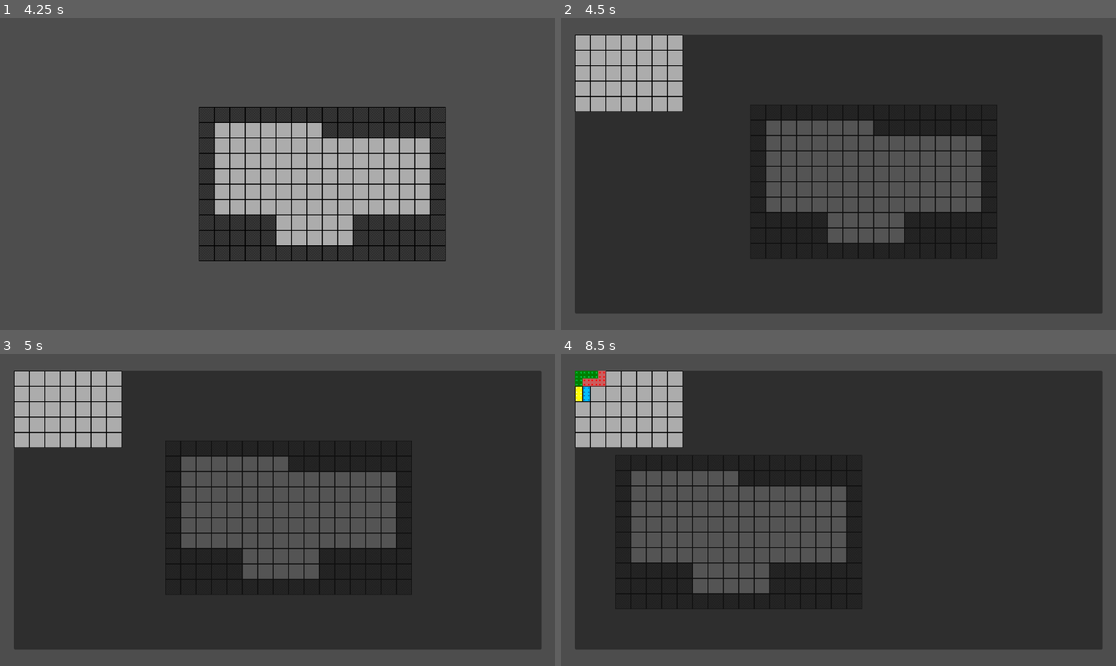
Above: before the commit, frames 1-4 (two rows, left to right).
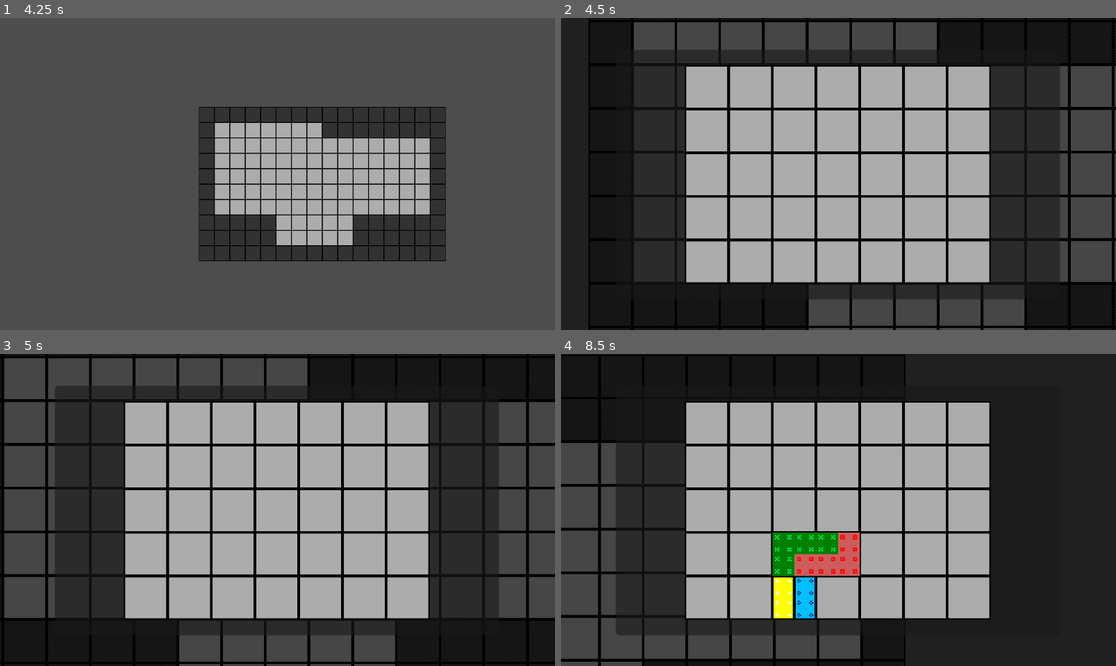
Above: after the commit, the same moments.

Repository: Valalcar/colour-connect
Game: Godot game, scene res://game.tscn
The game is run twice, just before and just after one commit, with the same random seed, the same clock (stepped at 60 frames per second) and the same inputs.
Inputs (mouse positions are in pixels of both pictures, inside the frame that each line leads up to):
- Up to frame 1 (4.25 s): tap Enter at 0.5 s; move the mouse to (249, 236) at 0.52 s; hold Up (ui_up) 0.53-2.03 s; click (249, 236) at 0.6 s; move the mouse to (444, 220) at 1.27 s; tap 0 (num0) at 1.35 s; move the mouse to (111, 127) at 2.02 s; hold Left (ui_left) 2.03-3.53 s; tap 1 (num1) at 2.1 s; move the mouse to (305, 174) at 2.77 s; tap 9 (num9) at 2.85 s; move the mouse to (194, 96) at 3.52 s; hold Down (ui_down) from 3.53 s (still down); right-click (194, 96) at 3.6 s; tap Escape (esc) at 4.15 s
- Up to frame 2 (4.5 s): move the mouse to (960, 158) at 4.27 s; release Down (ui_down) at 4.28 s; hold Right (ui_right) from 4.28 s (still down); click (960, 158) at 4.35 s
- Up to frame 3 (5 s): keep holding Right (ui_right)
- Up to frame 4 (8.5 s): move the mouse to (727, 525) at 5.02 s; release Right (ui_right) at 5.03 s; hold Up (ui_up) 5.03-5.78 s; tap 0 (num0) at 5.1 s; move the mouse to (894, 441) at 5.77 s; hold Right (ui_right) 5.78-8.03 s; tap 1 (num1) at 5.85 s; move the mouse to (810, 572) at 6.52 s; tap 9 (num9) at 6.6 s; move the mouse to (1005, 556) at 7.27 s; right-click (1005, 556) at 7.35 s; move the mouse to (672, 463) at 8.02 s; hold Down (ui_down) from 8.03 s (still down); click (672, 463) at 8.1 s

Frame 1 is identical in both runs. In frame 2, 62% of the frame differs, in the area x 0-100%, y 0-100%; in frame 3, 59%; in frame 4, 61%.
Error before the commit: Trying to assign value of type 'Nil' to a variable of type 'Vector2i'. (res://SquaresBoard/planet-board.gd:57)
Error after the commit: Trying to assign value of type 'Nil' to a variable of type 'Vector2i'. (res://SquaresBoard/planet-board.gd:60)

Commit message:
Added a (bad) camera zoom adjustment when a section is opened

Diff:
--- a/SaveGame/saver-loader.gd
+++ b/SaveGame/saver-loader.gd
@@ -4,7 +4,6 @@
 const SAVE_PATH = "user://save_file.tres"
 
 @onready var planet_board: PlanetBoard = %PlanetBoard
-
 
 func _input(event: InputEvent) -> void:
 	if event.is_action_released("num9"):
--- a/SquaresBoard/planet-board.gd
+++ b/SquaresBoard/planet-board.gd
@@ -4,6 +4,9 @@
 @onready var background_layer: TileMapLayer = $Layers/BackgroundLayer
 @onready var drawn_squares_layer: TileMapLayer = $Layers/DrawnSquaresLayer
 @onready var section_panel: Panel = $Camera2D/SectionPanel
+@onready var panel: Panel = $Camera2D/Panel
+
+@onready var camera_2d: Camera2D = $Camera2D
 
 const SECTION_BOARD = preload("res://SquaresBoard/SectionBoard/section-board.tscn")
 const SECTIONS_PATH = "res://SquaresBoard/sections/"
@@ -62,7 +65,6 @@
 			offset.y = cell.y
 	return offset
 
-
 func load_game(saved_game: SavedGame):
 	drawn_squares_layer.clear()
 	sections = saved_game.sections
@@ -89,9 +91,13 @@
 	section.section_data = section_data
 	section.saved_section.connect(save_section)
 	opened_section = section
-	#section_panel.position = camera_2d.position
+
+	var section_size = Vector2(section_data.width, section_data.height)
+	camera_2d.adapt_to_view(section_size)
 	section_panel.add_child(section)
+	section.position = section_panel.size/2 - (32*section_size)/2
 	section_panel.visible = true
+	panel.visible = true
 
 func save_section(section_pattern: TileMapPattern, section_start: Vector2i):
 	drawn_squares_layer.set_pattern(2*opened_section_data.cell_start + section_start, section_pattern)
@@ -99,3 +105,5 @@
 func close_section():
 	opened_section.queue_free()
 	section_panel.visible = false
+	panel.visible = false
+	camera_2d.adapt_to_view(Vector2.ZERO)
--- a/SquaresBoard/planet_board.tscn
+++ b/SquaresBoard/planet_board.tscn
@@ -29,6 +29,16 @@
 
 [node name="Camera2D" parent="." instance=ExtResource("2_aww5i")]
 
+[node name="Panel" type="Panel" parent="Camera2D"]
+visible = false
+modulate = Color(0.0687983, 0.0687983, 0.0687982, 1)
+custom_minimum_size = Vector2(2000, 2000)
+anchors_preset = 15
+anchor_right = 1.0
+anchor_bottom = 1.0
+grow_horizontal = 2
+grow_vertical = 2
+
 [node name="SectionPanel" type="Panel" parent="Camera2D"]
 visible = false
 anchors_preset = 8
--- a/camera_2d.gd
+++ b/camera_2d.gd
@@ -2,6 +2,22 @@
 
 const speed = 100
 
+@onready var section_panel: Panel = $SectionPanel
+
 func _process(delta: float) -> void:
 	var direction = Input.get_vector("ui_left", "ui_right", "ui_up", "ui_down")
 	position += (direction * speed * delta)
+
+func adapt_to_view(section_size: Vector2) -> void:
+	if section_size == Vector2.ZERO:
+		zoom = Vector2.ONE
+		return
+
+	var viewport_size = get_viewport_rect().size
+	var size_ratio = (viewport_size * 0.7) / (32 * section_size)
+	var zoom_change = min(size_ratio.x, size_ratio.y)
+	zoom = Vector2(zoom_change, zoom_change)
+	print(zoom_change)
+
+	section_panel.size = (viewport_size / zoom_change)*0.8
+	section_panel.position = -section_panel.size/2
